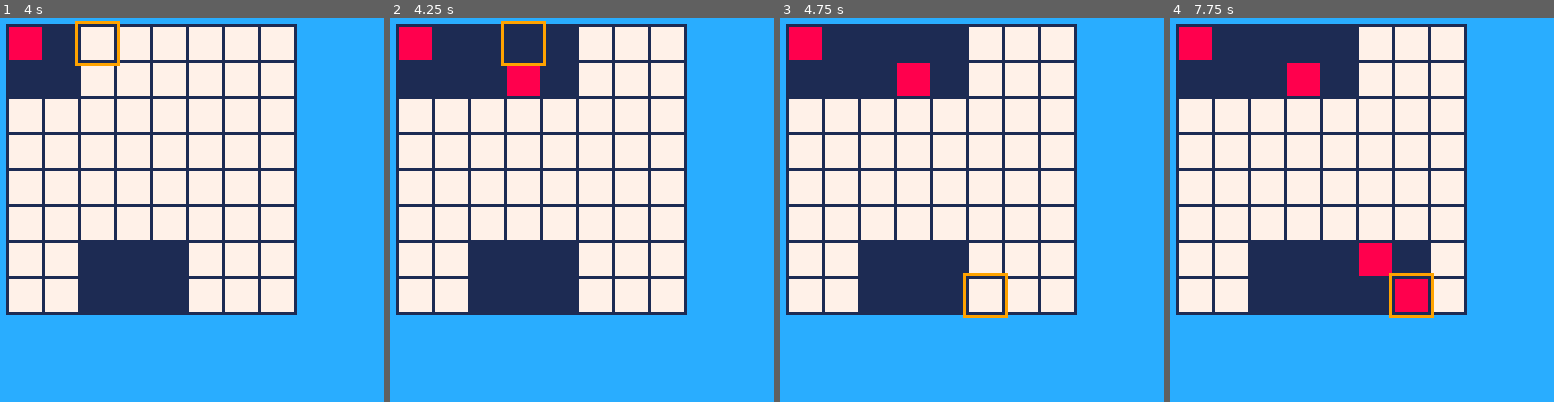
Above: before the commit, frames 1-4 (left to right).
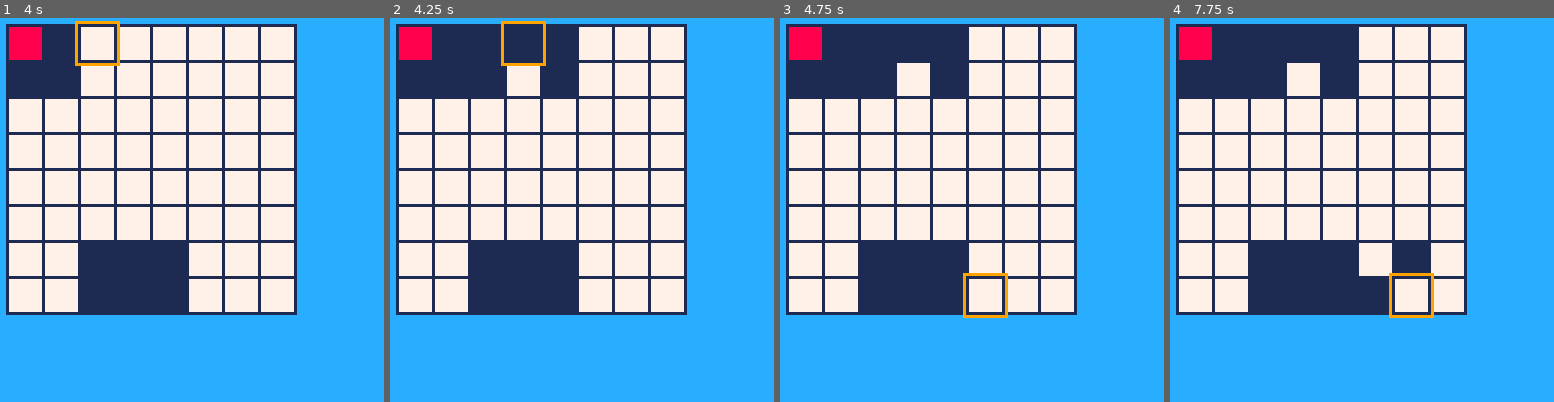
Above: after the commit, the same moments.

Repository: TheSailor1/PICO-8
Game: PICO-8 cartridge gem/gem.p8
Same seed, same stepped clock (60 frames per second), same inputs: the game is played once before the commit and once after it.
Inputs:
- Up to frame 1 (4 s): tap X (X key) at 0.33, 1.07, 1.85, 2.97 s; tap O (Z key) at 0.7, 1.7, 2.1, 2.5, 2.9, 3.3, 3.7 s; hold Right 1.6-2.1 s; hold Up 2.15-2.42 s; hold Right 2.47-3.03 s; hold Left 3.08-3.58 s; hold Down 3.63-3.97 s
- Up to frame 2 (4.25 s): hold Right from 4.02 s (still down); tap X (X key) at 4.08 s; tap O (Z key) at 4.1 s
- Up to frame 3 (4.75 s): tap O (Z key) at 4.5 s; release Right at 4.68 s; hold Up from 4.73 s (still down)
- Up to frame 4 (7.75 s): tap O (Z key) every 0.4 s from 4.9 to 7.7 s; release Up at 5.03 s; hold Left 5.08-5.68 s; tap X (X key) at 5.2, 6.32, 7.43 s; hold Down 5.73-6.03 s; hold Right 6.08-6.58 s; hold Right 6.63-7.13 s; hold Up 7.18-7.45 s; hold Right from 7.5 s (still down)

Frame 1 is identical in both runs. In frame 2, 0.7% of the frame differs, in the area x 30-40%, y 12-21%; in frame 3, 0.7%; in frame 4, 2.2%, in the area x 30-68%, y 11-77%.

Commit message:
Reveal pattern ignores mines

Diff:
--- a/gem/gem.p8
+++ b/gem/gem.p8
@@ -160,7 +160,8 @@
 	else
 		u=_t
 	end
-	if not tiles[u].revealed then
+	if not tiles[u].revealed and
+	not tiles[u].hasmine then
 		tiles[u].revealed=true
 	end
 
@@ -170,7 +171,8 @@
 	else
 		d=_t
 	end
-	if not tiles[d].revealed then
+	if not tiles[d].revealed and
+	not tiles[d].hasmine then
 		tiles[d].revealed=true
 	end
 
@@ -180,7 +182,8 @@
 	else
 		l=_t
 	end
-	if not tiles[l].revealed then
+	if not tiles[l].revealed and
+	not tiles[l].hasmine then
 		tiles[l].revealed=true
 	end
 
@@ -190,7 +193,8 @@
 	else
 		r=_t
 	end
-	if not tiles[r].revealed then
+	if not tiles[r].revealed and
+	not tiles[r].hasmine then
 		tiles[r].revealed=true
 	end
 
@@ -202,7 +206,8 @@
 	else
 		tl=_t
 	end
-	if not tiles[tl].revealed then
+	if not tiles[tl].revealed and
+	not tiles[tl].hasmine then
 		tiles[tl].revealed=true
 	end
 
@@ -213,7 +218,8 @@
 	else
 		tr=_t
 	end
-	if not tiles[tr].revealed then
+	if not tiles[tr].revealed and
+	not tiles[tr].hasmine then
 		tiles[tr].revealed=true
 	end
 
@@ -224,7 +230,8 @@
 	else
 		bl=_t
 	end
-	if not tiles[bl].revealed then
+	if not tiles[bl].revealed and
+	not tiles[bl].hasmine then
 		tiles[bl].revealed=true
 	end
 
@@ -235,7 +242,8 @@
 	else
 		br=_t
 	end
-	if not tiles[br].revealed then
+	if not tiles[br].revealed and
+	not tiles[br].hasmine then
 		tiles[br].revealed=true
 	end
 end--checkaround()
